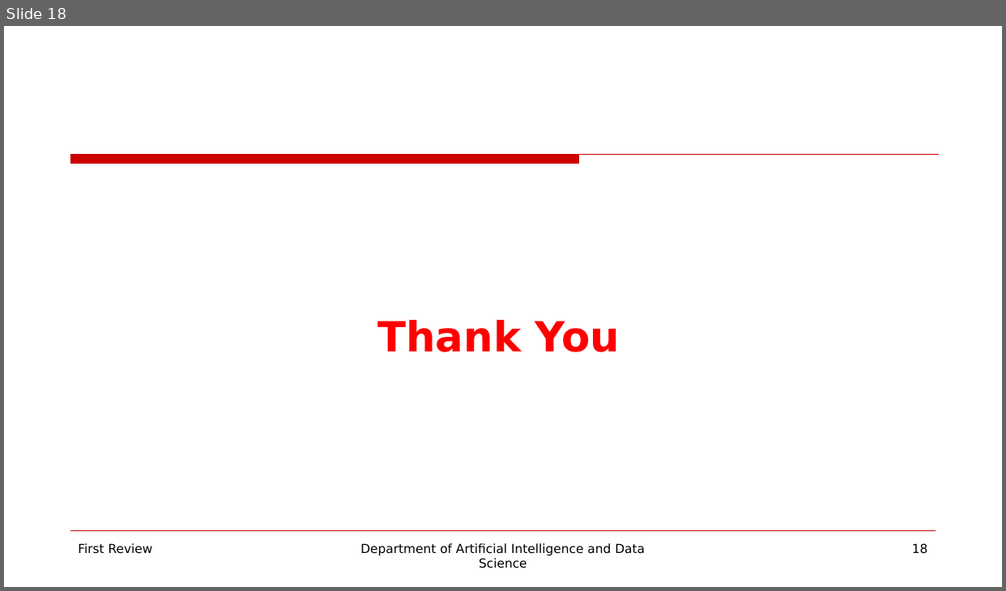
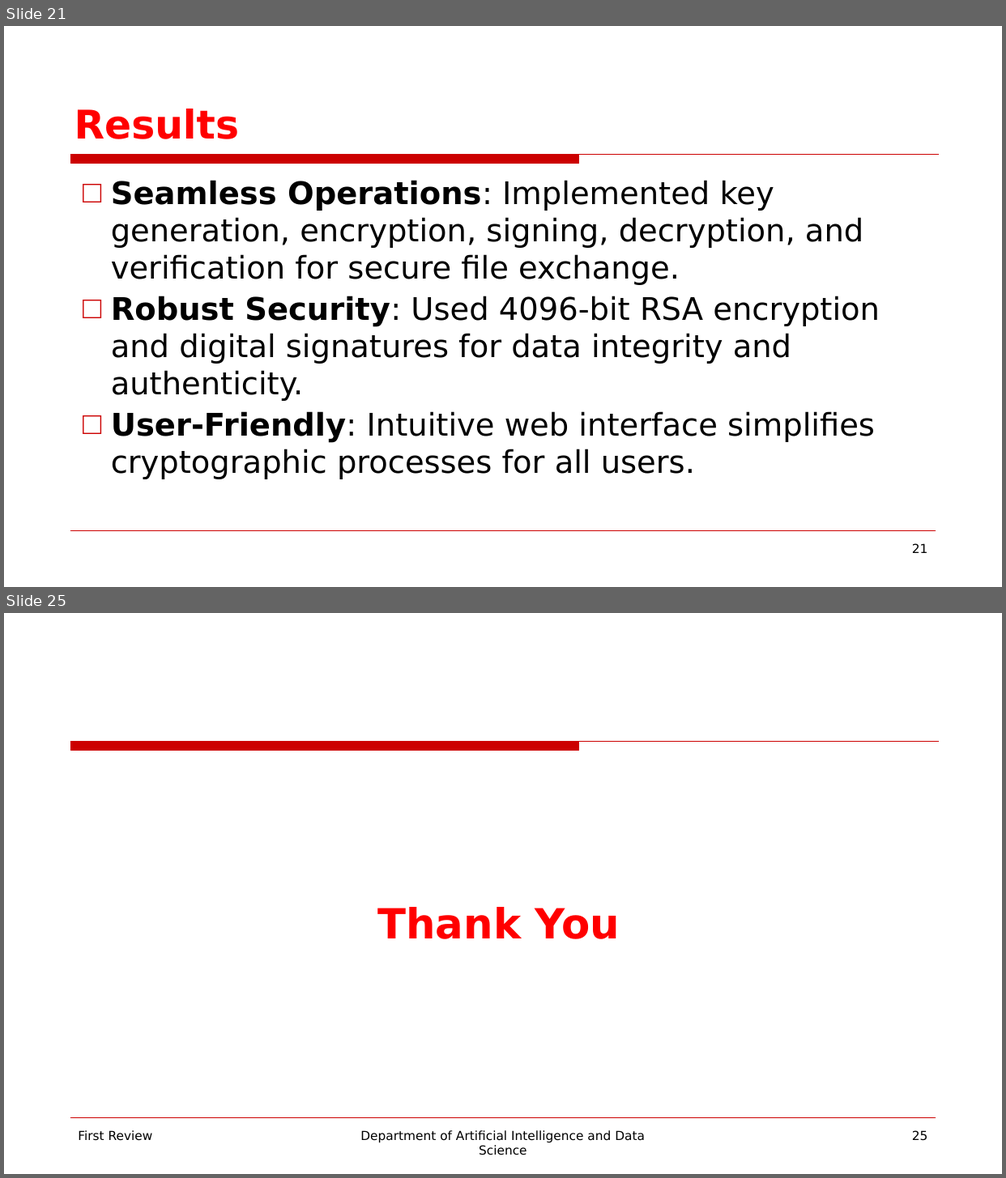
Before and after one commit to guru0005/Mini-Project-for-Data-Science-221801014, a slide deck: PPT/Mini Project for Data Science PPT.pptx. Shown one above the other, each under a label of ours: slide 18 before the commit, slides 21 and 25 after it; the slides between them are not shown. The pictures are 1006x591 and 1006x1178 pixels, drawn with LibreOffice and Linux fonts; fonts in the diff are those of the drawing; background and template pictures are left out. Boxes give left, top, right and bottom in pixels: in the first picture for what was removed or moved away, otherwise in the second. Text is boxed around its words. In the diff, an @@ line names an element or a change of style, - is before the commit and + after.

```diff
--- a/PPT/Mini Project for Data Science PPT.pptx
+++ b/PPT/Mini Project for Data Science PPT.pptx
@@ slide 21 added at box(4, 26, 1002, 587), background picture (left out); not listed: 2 template elements that a slide beside it also shows @@
@@ title added at box(74, 109, 239, 139), 38 pt, text #FF0000, bold @@
+Results
@@ text added at box(111, 180, 880, 480), 30 pt, text #000000 @@
+□ Seamless Operations: Implemented key generation, encryption, signing, decryption, and verification for secure file exchange.
+□ Robust Security: Used 4096-bit RSA encryption and digital signatures for data integrity and authenticity.
+□ User-Friendly: Intuitive web interface simplifies cryptographic processes for all users.
@@ page number added at box(912, 544, 928, 553), 12 pt, text #000000 @@
+21
@@ what was slide 18 is now slide 25 @@
@@ page number at box(912, 1131, 928, 1141): text changed @@
-18
+25
```
Also in this commit, not shown: 12 slides changed, 6 other slides added.
